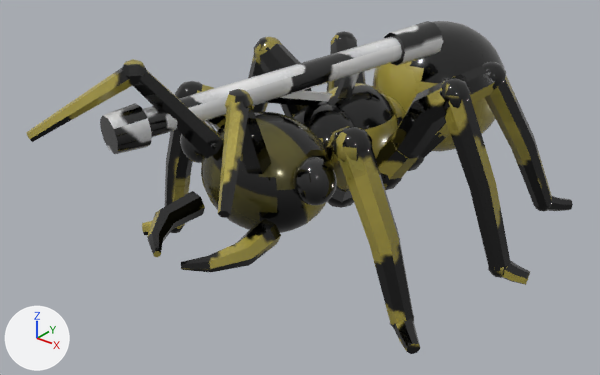
A saved change to the Blender file source/blender/blend/ant_bazooka.blend.
The view is the same before and after, from a camera (50 mm lens) standing at (1.148, -1.635, 1.106) and looking at (-0.04, -0.151, 0.186). The lights are fixed; the arrows at lower left show +X, +Y and +Z. The older version comes first.

In view in the first picture: 'ant_bazooka_Mesh'.
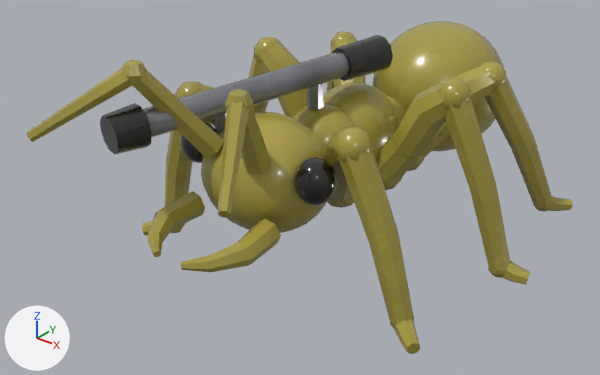
Boxes (x1, y1, x2, y2) around the edits, measured in the pictures (600 x 375 px; the box of a moved part takes in the faces that stretch with it):
part 1 of me_ant_bazooka_mesh, moved or reshaped
    before: (143, 21, 443, 138)
    after: (143, 35, 393, 137)
part 2 of me_ant_bazooka_mesh, surface changed (black to yellow)
    both: (28, 21, 573, 354)

Edits to the bpy script that builds the scene:
```text
Add mat_m_flash:
    mat_m_flash = bpy.data.materials.new('M_Flash')
    # colours: orange #ffc752
    # uses the picture img_ant_bazooka_mesh_color_jpg
    # uses the picture img_ant_bazooka_mesh_normal_jpg
    # uses the picture img_ant_bazooka_mesh_orm_jpg
Change me_ant_bazooka_mesh:
    used by ob_ant_bazooka_mesh; location = (0.0, 0.455, 0.3)
    remove me_ant_bazooka_mesh.from_pydata(...)  # 3674 vertices, 3614 faces; spans x -0.499..0.502, y -1.209..0.205, z -0.301..0.301
    add me_ant_bazooka_mesh.from_pydata(...)  # 3706 vertices, 3640 faces; spans x -0.499..0.502, y -1.209..0.205, z -0.301..0.301
    me_ant_bazooka_mesh part 1
    6 vertices are removed from x -0.02..0.02, y -0.298..-0.284, z 0.011..0.044
    7 faces are deleted
    9 vertices in x 0.057..0.13, y -0.244..-0.217, z 0.168..0.253 move by (-0.046, -0.164, -0.009)
    3 vertices in x 0.02..0.099, y -0.332..-0.207, z 0.178..0.253 move by (-0.045, -0.163, -0.009)
    36 vertices move from x -0.083..0.121, y -0.773..-0.208, z 0.075..0.243 to x -0.098..0.076, y -0.848..-0.371, z 0.102..0.233
    6 vertices are added at (-0.082, -0.85, 0.085), (-0.064, -0.84, 0.085), (-0.064, -0.819, 0.085), (-0.082, -0.809, 0.085), (-0.1, -0.819, 0.085), (-0.1, -0.839, 0.085)
    7 new faces join them, mat_m_accent
    me_ant_bazooka_mesh part 2: 3607 kept faces spanning x -0.499..0.502, y -1.209..0.205, z -0.301..0.301 get new texture (UV) coordinates
    other edits to the shape of me_ant_bazooka_mesh do not show in these pictures
    add me_ant_bazooka_mesh.materials.append(mat_m_flash)
```
